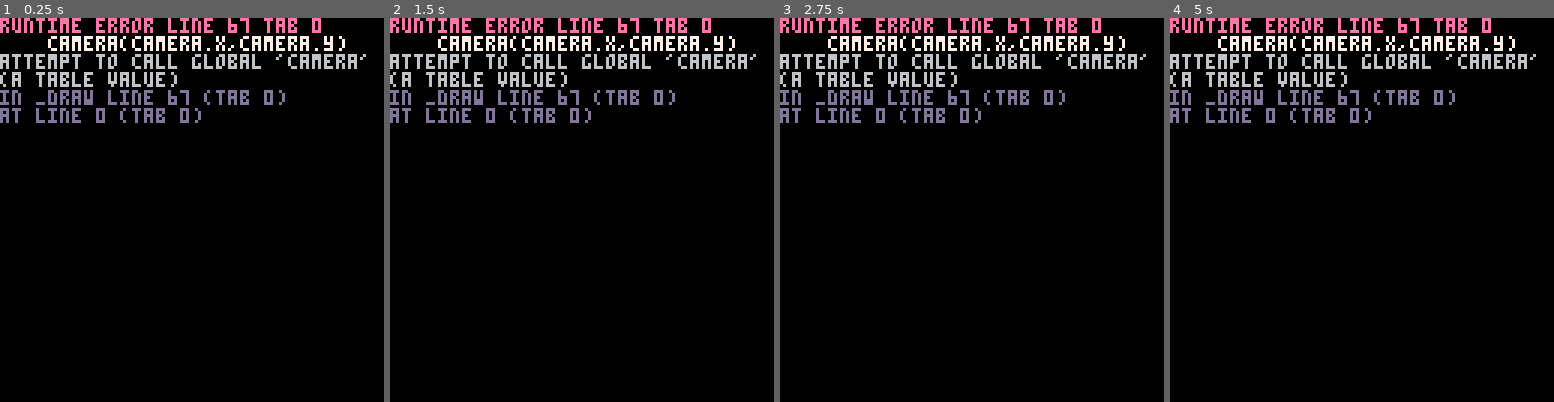
Above: before the commit, frames 1-4 (left to right).
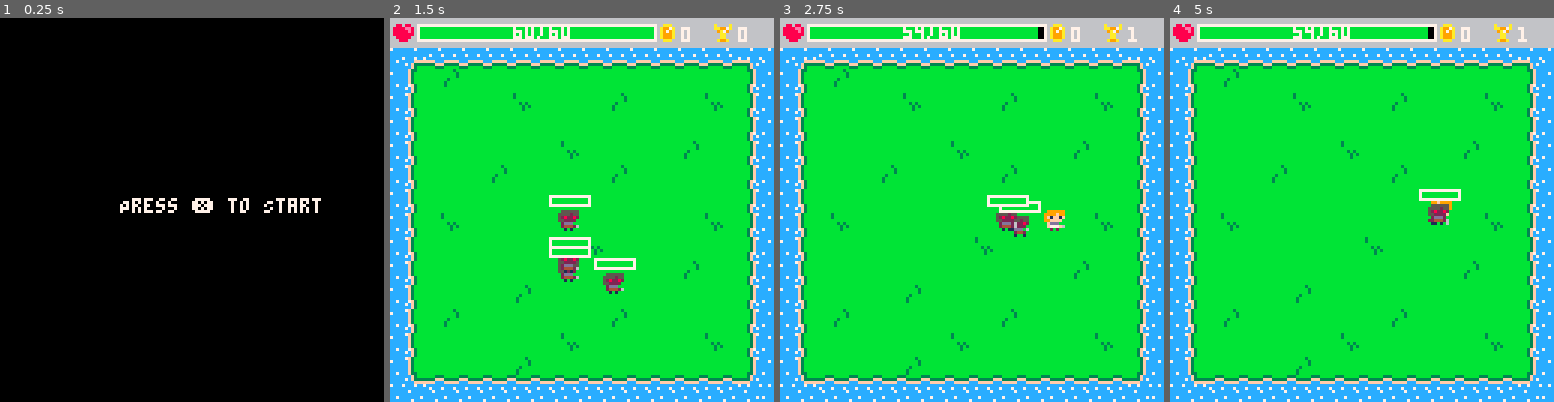
Above: after the commit, the same moments.

Repository: PancakedRivet/last-minute-hero
Game: PICO-8 cartridge last-minute-hero.p8
Same seed, same stepped clock (60 frames per second), same inputs: the game is played once before the commit and once after it.
Inputs:
- Up to frame 1 (0.25 s): no input
- Up to frame 2 (1.5 s): tap X (X key) at 0.33, 1.07 s; tap O (Z key) at 0.7 s
- Up to frame 3 (2.75 s): hold Right 1.6-2.1 s; tap O (Z key) at 1.7, 2.1, 2.5 s; tap X (X key) at 1.85 s; hold Up 2.15-2.42 s; hold Right from 2.47 s (still down)
- Up to frame 4 (5 s): tap O (Z key) every 0.4 s from 2.9 to 4.9 s; tap X (X key) at 2.97, 4.08 s; release Right at 3.03 s; hold Left 3.08-3.58 s; hold Down 3.63-3.97 s; hold Right 4.02-4.68 s; hold Up from 4.73 s (still down)

The runs differ from the first frame. In frame 1, 7.5% of the frame differs, in the area x 0-96%, y 0-51%; in frame 2, 100%, in the area x 0-100%, y 0-100%; in frame 3, 100%; in frame 4, 100%.
Error before the commit: runtime error line 67 tab 0; camera(camera.x,camera.y); attempt to call global 'camera' (a table value)

Commit message:
Fixups and make enemies spawn away from water

Diff:
--- a/main.lua
+++ b/main.lua
@@ -31,12 +31,13 @@
     }
     shop_selected_index = 1
 
-    camera = {
+    camera_position = {
         x = 8, -- start with an offset to account for the water tiles being against the left edge
         y = 0
     }
 
-    mapx=0 mapy=0
+    mapx = 0
+    mapy = 0
     --lookup table for the reduced map tileset
     rsl=spt("0,0,0|0,0,0|0,1,0|1,0,0|0,0,1|3,1,0|4,0,0|2,0,0|0,1,1|4,1,0|3,0,0|2,1,0|1,0,1|2,0,1|2,1,1|5,0,0")
 end
@@ -64,21 +65,21 @@
 -- Core draw logic here
 function _draw()
     cls()
-    camera(camera.x,camera.y)
+    camera(camera_position.x,camera_position.y)
     if game_state == game_states.new_game then
-        draw_new_game(camera)
+        draw_new_game(camera_position)
         return
     end
     if game_state == game_states.game_over then
-        draw_game_over(camera)
+        draw_game_over(camera_position)
         return
     end
     if game_state == game_states.playing then
-        draw_playing(camera)
+        draw_playing(camera_position)
         return
     end
     if game_state == game_states.shop then
-        draw_shop(camera)
+        draw_shop(camera_position)
         return
     end
 end
--- a/scripts/enemy.lua
+++ b/scripts/enemy.lua
@@ -25,8 +25,7 @@
 end
 
 function new_enemy()
-    local enemy_x = ceil(rnd() * 120)
-    local enemy_y = ceil(rnd() * 110) + 10
+    local enemy_x, enemy_y = spawn_enemy()
     local enemy = {
         x = enemy_x,
         y = enemy_y,
@@ -41,6 +40,23 @@
     return enemy
 end
 
+function spawn_enemy()
+    local enemy_x = 0
+    local enemy_y = 0
+    local m1 = 0
+    local f1 = 1
+
+    while f1 do
+        enemy_x = ceil(rnd() * map_size.width)
+        enemy_y = ceil(rnd() * map_size.height)
+        m1 = mget(enemy_x / 8, enemy_y / 8)
+        f1 = fget(m1, game_flags.collision)
+    end
+
+    return enemy_x, enemy_y
+end
+
+
 -- Draw enemies
 function draw_enemies(_enemies)
     for enemy in all(_enemies) do
--- a/scripts/game.lua
+++ b/scripts/game.lua
@@ -9,6 +9,10 @@
     health = 2,
     coin = 3,
     score = 19
+}
+
+game_flags = {
+    collision = 0
 }
 
 colours ={
--- a/scripts/map.lua
+++ b/scripts/map.lua
@@ -1,3 +1,8 @@
+map_size = {
+    width = 128,
+    height = 128
+}
+
 --get offset number from map
 --s is the sprite thats being matched
 function gos(x,y,s)
--- a/scripts/player.lua
+++ b/scripts/player.lua
@@ -58,9 +58,8 @@
 
     -- Check collisions
     if current_pos_x != _player.x or current_pos_y != _player.y then
-        local collision_flag = 0 --flag set on map tiles for collision
-        if(map_collide(_player, collision_flag)) _player.x=current_pos_x
-        if(map_collide(_player, collision_flag)) _player.y=current_pos_y
+        if(map_collide(_player, game_flags.collision)) _player.x=current_pos_x
+        if(map_collide(_player, game_flags.collision)) _player.y=current_pos_y
         _update_animation_walk = true
     end
 
--- a/scripts/states/shop.lua
+++ b/scripts/states/shop.lua
@@ -57,7 +57,7 @@
     local line_height = 10
     local exit_index = get_shop_exit_index()
 
-    draw_ui(player)
+    draw_ui(player, _camera)
     print("welcome to the shop!", _display_x_start, _display_y_start, colours.white)
     -- Add some space before listing items
     _display_y_start += line_height * 2
--- a/scripts/ui.lua
+++ b/scripts/ui.lua
@@ -118,6 +118,7 @@
     )
     draw_hp_text(
         min(_player.health + _restore_amount, _player.max_health),
-        _player.max_health
+        _player.max_health,
+        _camera
     )
 end
